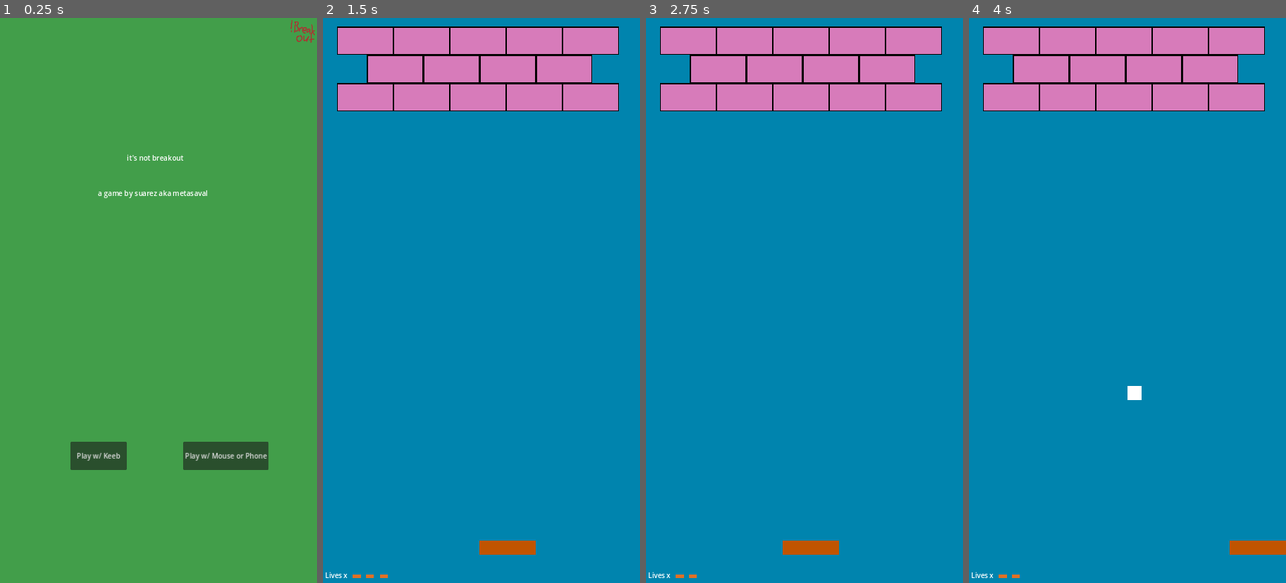
Above: before the commit, frames 1-4 (left to right).
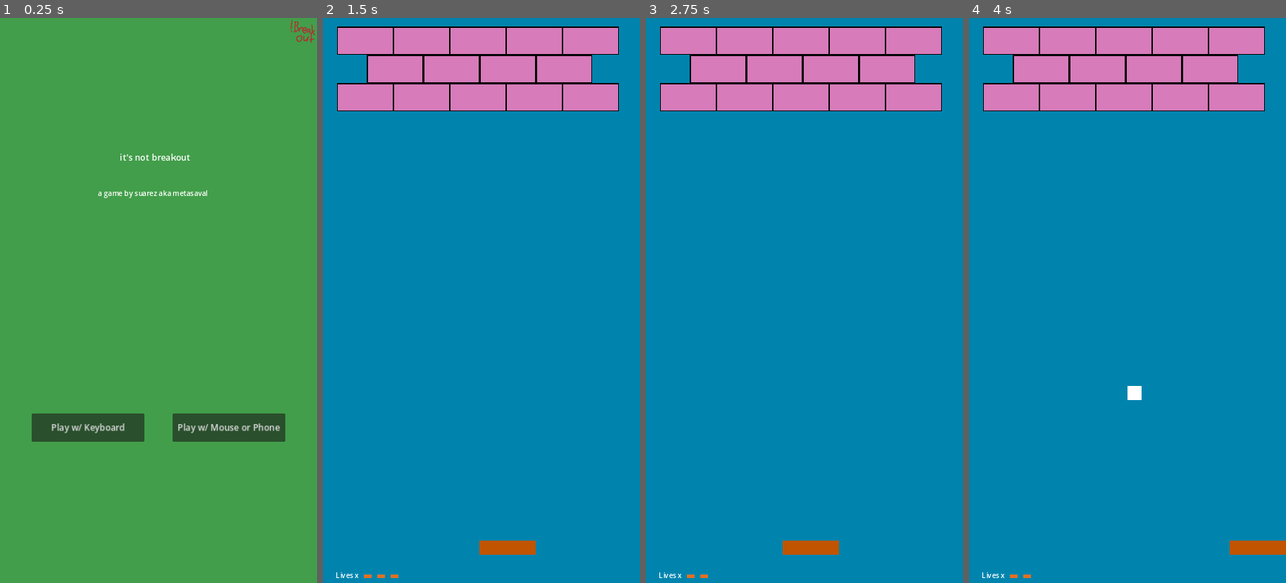
Above: after the commit, the same moments.

Repository: DDSuarez/NotBreakout
Game: Godot game, scene res://src/scenes/main_menu.tscn
The game is run twice, just before and just after one commit, with the same random seed, the same clock (stepped at 60 frames per second) and the same inputs.
Inputs (mouse positions are in pixels of both pictures, inside the frame that each line leads up to):
- Up to frame 1 (0.25 s): no input
- Up to frame 2 (1.5 s): click "Play w/ Keeb" (after the commit: "Play w/ Keyboard") at 0.5 s; tap Enter at 1.25 s; move the mouse to (551, 272) at 1.27 s; hold Right (m_right) from 1.28 s (still down)
- Up to frame 3 (2.75 s): move the mouse to (741, 328) at 2.02 s; release Right (m_right) at 2.03 s; hold Left (m_left) from 2.03 s (still down)
- Up to frame 4 (4 s): move the mouse to (1159, 176) at 2.77 s; release Left (m_left) at 2.78 s; hold Right (m_right) from 2.78 s (still down); move the mouse to (1111, 413) at 3.52 s

The runs differ from the first frame. In frame 1, 5.9% of the frame differs, in the area x 10-90%, y 24-80%; in frame 2, 0.1%; in frame 3, less than 0.1%; in frame 4, less than 0.1%.

Commit message:
ui update to better support phones

Diff:
--- a/project.godot
+++ b/project.godot
@@ -25,7 +25,6 @@
 window/size/viewport_width=720
 window/size/viewport_height=1280
 window/stretch/mode="canvas_items"
-window/stretch/aspect="expand"
 window/handheld/orientation=1
 
 [input]
--- a/src/scenes/game.tscn
+++ b/src/scenes/game.tscn
@@ -50,7 +50,8 @@
 shape = SubResource("RectangleShape2D_l13jg")
 
 [node name="Lives" type="Node2D" parent="."]
-position = Vector2(-545, 0)
+position = Vector2(-520, 0)
+metadata/_edit_group_ = true
 
 [node name="Lives" type="Label" parent="Lives"]
 texture_filter = 1
--- a/src/scenes/main_menu.tscn
+++ b/src/scenes/main_menu.tscn
@@ -17,6 +17,7 @@
 offset_top = 248.0
 offset_right = 504.0
 offset_bottom = 385.0
+theme_override_font_sizes/font_size = 20
 text = "it's not breakout"
 horizontal_alignment = 1
 vertical_alignment = 1
@@ -30,17 +31,19 @@
 text = "a game by suarez aka metasaval"
 
 [node name="PlayKeeb" type="Button" parent="."]
-offset_left = 160.0
-offset_top = 960.0
-offset_right = 288.0
-offset_bottom = 1024.0
-text = "Play w/ Keeb"
+offset_left = 72.0
+offset_top = 896.0
+offset_right = 328.0
+offset_bottom = 960.0
+theme_override_font_sizes/font_size = 20
+text = "Play w/ Keyboard"
 
 [node name="PlayMouse" type="Button" parent="."]
-offset_left = 416.0
-offset_top = 960.0
-offset_right = 544.0
-offset_bottom = 1024.0
+offset_left = 392.0
+offset_top = 896.0
+offset_right = 648.0
+offset_bottom = 960.0
+theme_override_font_sizes/font_size = 20
 text = "Play w/ Mouse or Phone"
 
 [node name="Logo" type="Sprite2D" parent="."]
